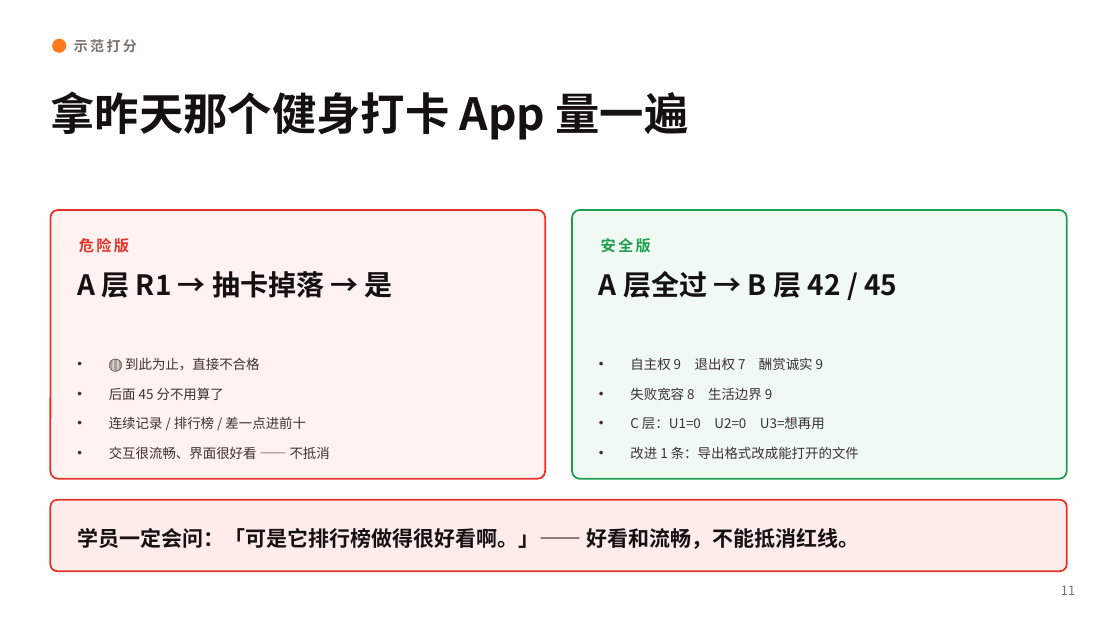
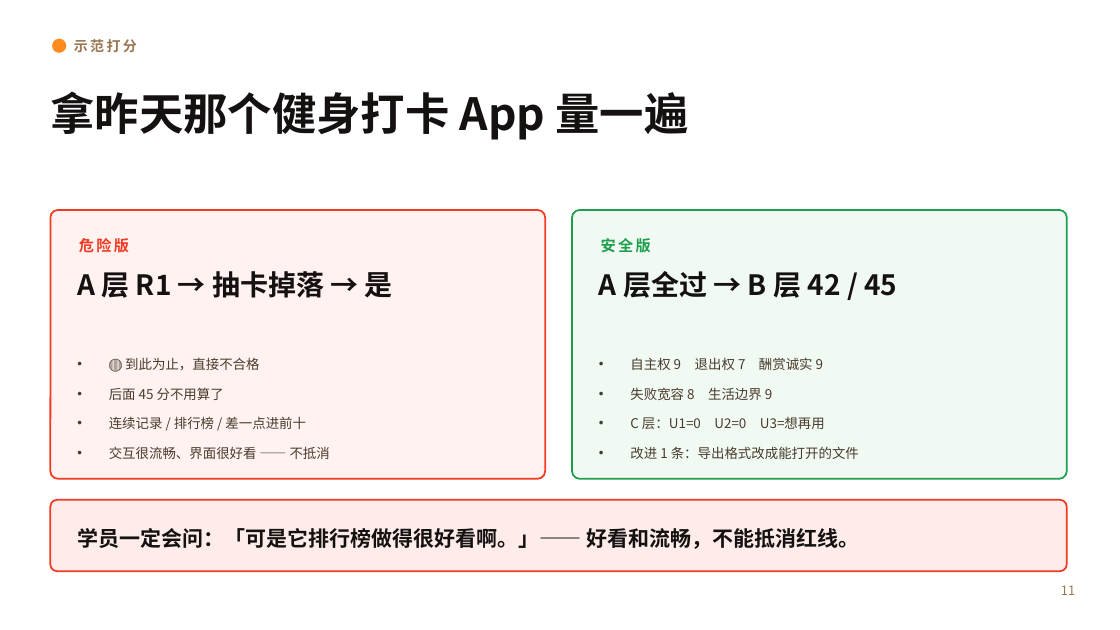
Before and after one commit to 1739467001-svg/Teenager-Guide, a slide deck: slide 15 of 上瘾自律/课件/上瘾自律_弹性尺专题课件.pptx. Drawn at 1120x630 pixels with LibreOffice and Linux fonts; fonts in the diff are those of the drawing; background and template pictures are left out. Boxes give left, top, right and bottom in pixels: in the first picture for what was removed or moved away, otherwise in the second. Text is boxed around its words. In the diff, an @@ line names an element or a change of style, - is before the commit and + after.

```diff
--- a/上瘾自律/课件/上瘾自律_弹性尺专题课件.pptx
+++ b/上瘾自律/课件/上瘾自律_弹性尺专题课件.pptx
@@ ellipse at box(52, 39, 66, 53): fill #FF7A1A to #FF8A1E @@
@@ text "示范打分" at box(74, 39, 137, 53): text colour #7A736C to #9A7550 @@
@@ rounded rectangle at box(50, 210, 545, 479): outline #E63329 1.5 pt to #F03A21 1.5 pt @@
@@ text "🔴 到此为止，直接不合格" at box(109, 357, 330, 459): text colour #3A332E to #4A3B2C @@
@@ text "自主权 9 退出权 7 酬赏诚实 ..." at box(630, 357, 859, 459): text colour #3A332E to #4A3B2C @@
@@ text "11" at box(1061, 585, 1075, 595): text colour #7A736C to #9A7550 @@
```
Also in this commit, not shown: 16 other slides changed, 8 other files.
